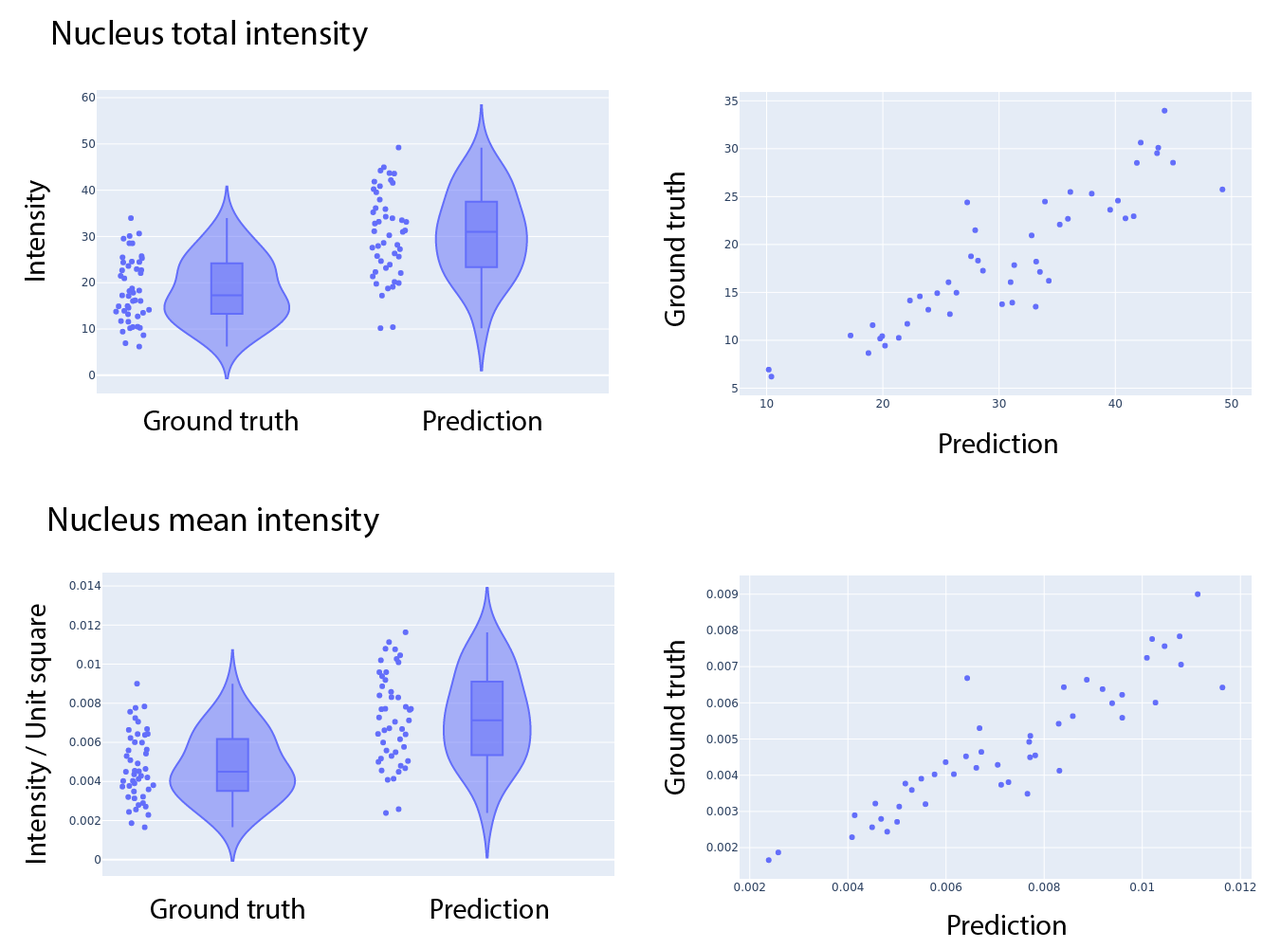
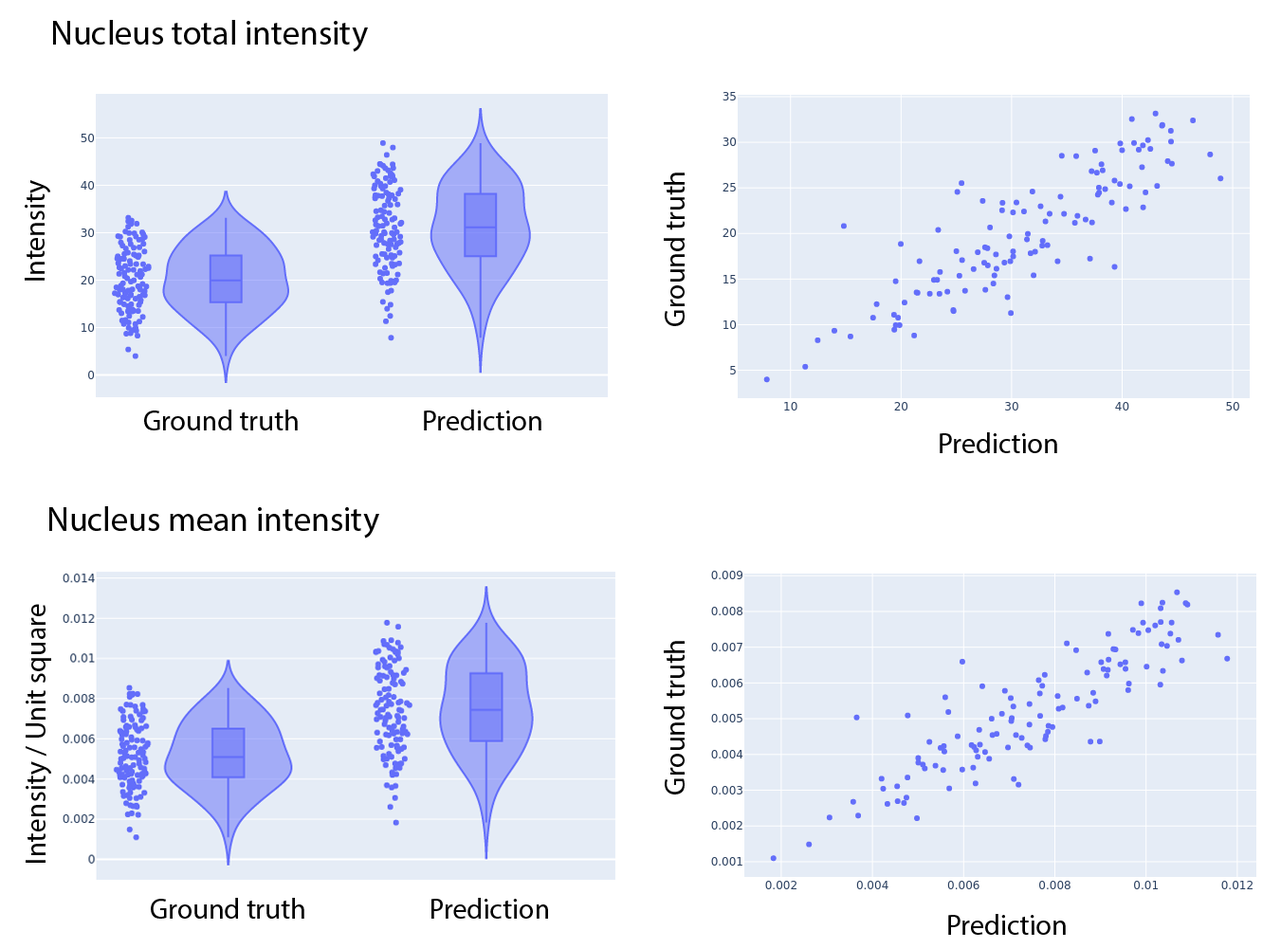
The second (1281, 949) image is a revision of the first. Changes to its layers:
added layer "Layer 5" above "Layer 4" over [706, 570, 1257, 892]
added layer "Layer 4" above "Layer 3" over [62, 571, 616, 880]
added layer "Layer 3" above "Layer 2" over [722, 91, 1252, 411]
added layer "Layer 2" above "Layer 1" over [80, 90, 609, 398]
